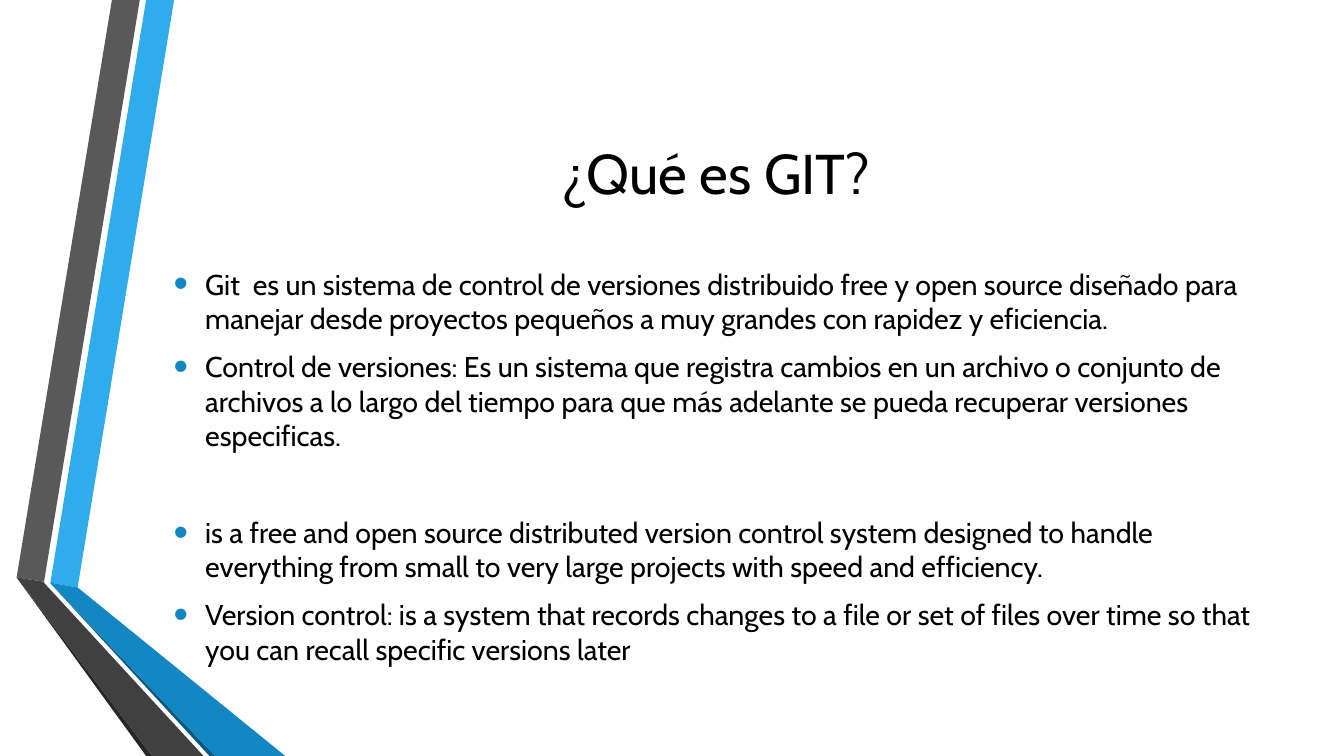
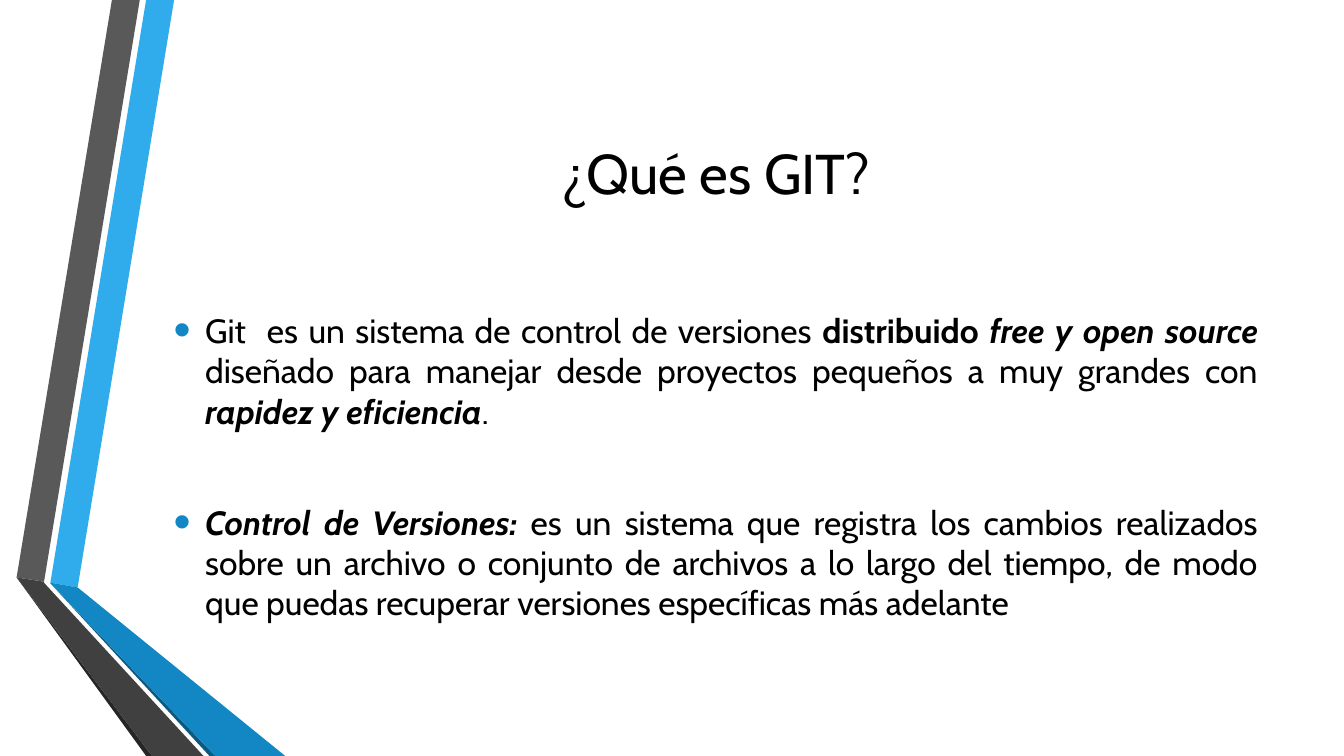
Before and after one commit to campus-digital/tutorialgit, a slide deck: slide 7 of documentos/Presentación3.pptx (slide 2 before the commit). Drawn at 1344x756 pixels with LibreOffice and Linux fonts; fonts in the diff are those of the drawing; background and template pictures are left out. Boxes give left, top, right and bottom in pixels: in the first picture for what was removed or moved away, otherwise in the second. Text is boxed around its words. In the diff, an @@ line names an element or a change of style, - is before the commit and + after.

```diff
--- a/documentos/Presentación3.pptx
+++ b/documentos/Presentación3.pptx
@@ text at [205,317,1258,432]: size 20.4 to 24 pt in "Git es un sistema de control de ..."; bold on in "distribuido free y open source rapidez y ..."; italic on in "free y open source rapidez y eficiencia."; alignment left to justified @@
@@ text at [205,509,1258,623]: text changed; size 20.4 to 24 pt @@
-• Control de versiones: Es un sistema que registra cambios en un archivo o conjunto de archivos a lo largo del tiempo para que más adelante se pueda recuperar versiones especificas.
-• is a free and open source distributed version control system designed to handle everything from small to very large projects with speed and efficiency.
-• Version control: is a system that records changes to a file or set of files over time so that you can recall specific versions later
+• Control de Versiones: es un sistema que registra los cambios realizados sobre un archivo o conjunto de archivos a lo largo del tiempo, de modo que puedas recuperar versiones específicas más adelante
```
Also in this commit, not shown: 7 other slides changed, 5 slides added.
